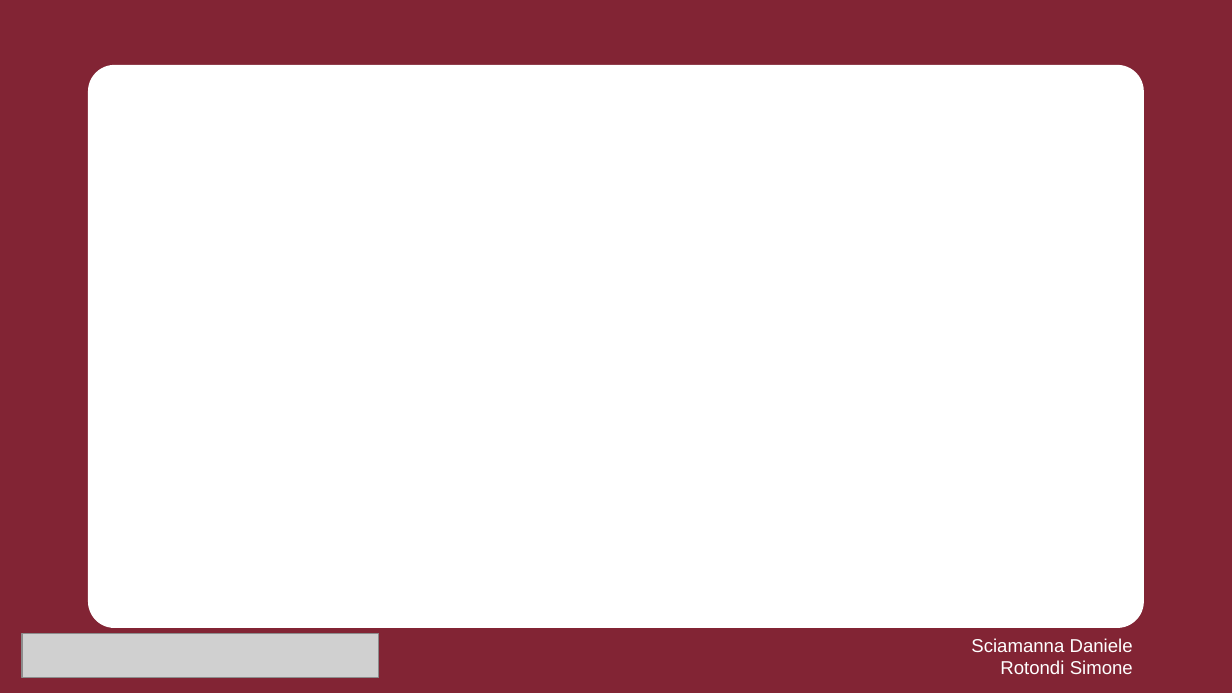
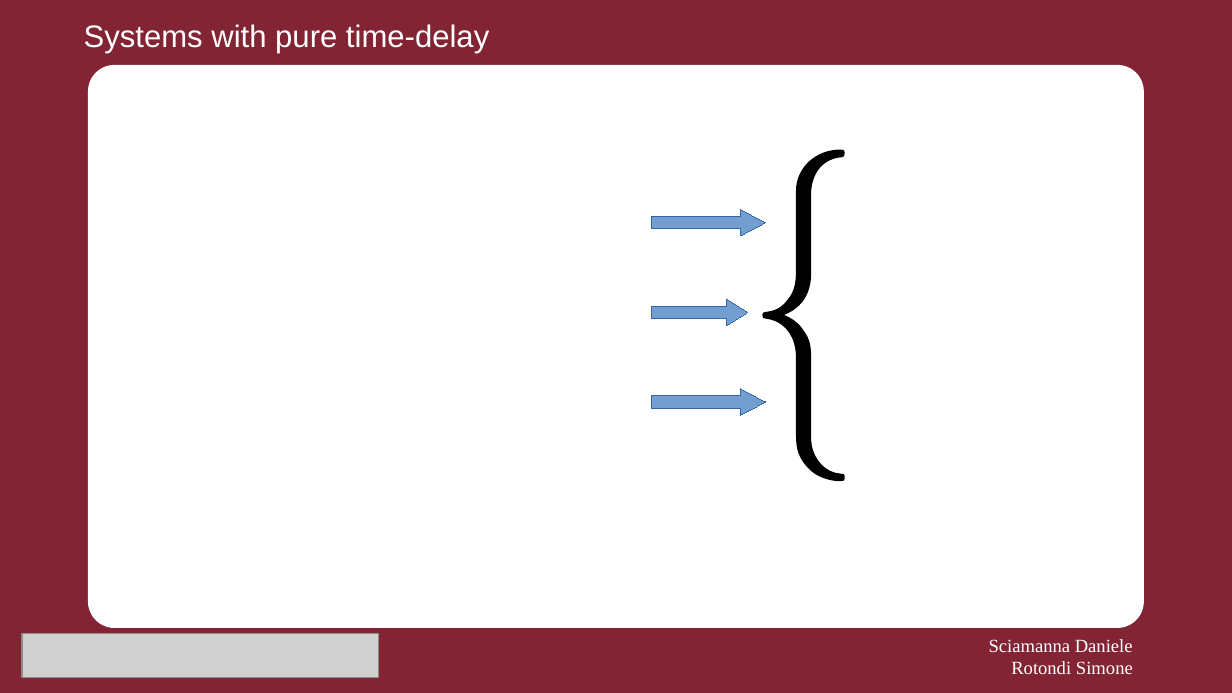
Before and after one commit to spbisc97/DigitalFreaks, a slide deck: slide 31 of DigitalPresentation.odp (slide 11 before the commit). Drawn at 1232x693 pixels with LibreOffice and Linux fonts; fonts in the diff are those of the drawing; grey boxes stand for pictures. Boxes give left, top, right and bottom in pixels: in the first picture for what was removed or moved away, otherwise in the second. Text is boxed around its words. In the diff, an @@ line names an element or a change of style, - is before the commit and + after.

```diff
--- a/DigitalPresentation.odp
+++ b/DigitalPresentation.odp
@@ title added at (x1=84, y1=24, x2=489, y2=53), 20 pt, text #FFFFFF @@
+Systems with pure time-delay
@@ freeform shape added at (x1=762, y1=150, x2=845, y2=482), fill #000000 @@
@@ right arrow added at (x1=652, y1=209, x2=766, y2=236), fill #729FCF, outline #3465A4 0 pt @@
@@ right arrow added at (x1=652, y1=300, x2=749, y2=326), fill #729FCF, outline #3465A4 0 pt @@
@@ right arrow added at (x1=652, y1=389, x2=766, y2=416), fill #729FCF, outline #3465A4 0 pt @@
@@ text "Sciamanna Daniele" at (x1=989, y1=639, x2=1133, y2=674): font Arial to Times New Roman @@
```
Also in this commit, not shown: 13 other slides changed, 17 slides added, 4 other files.
